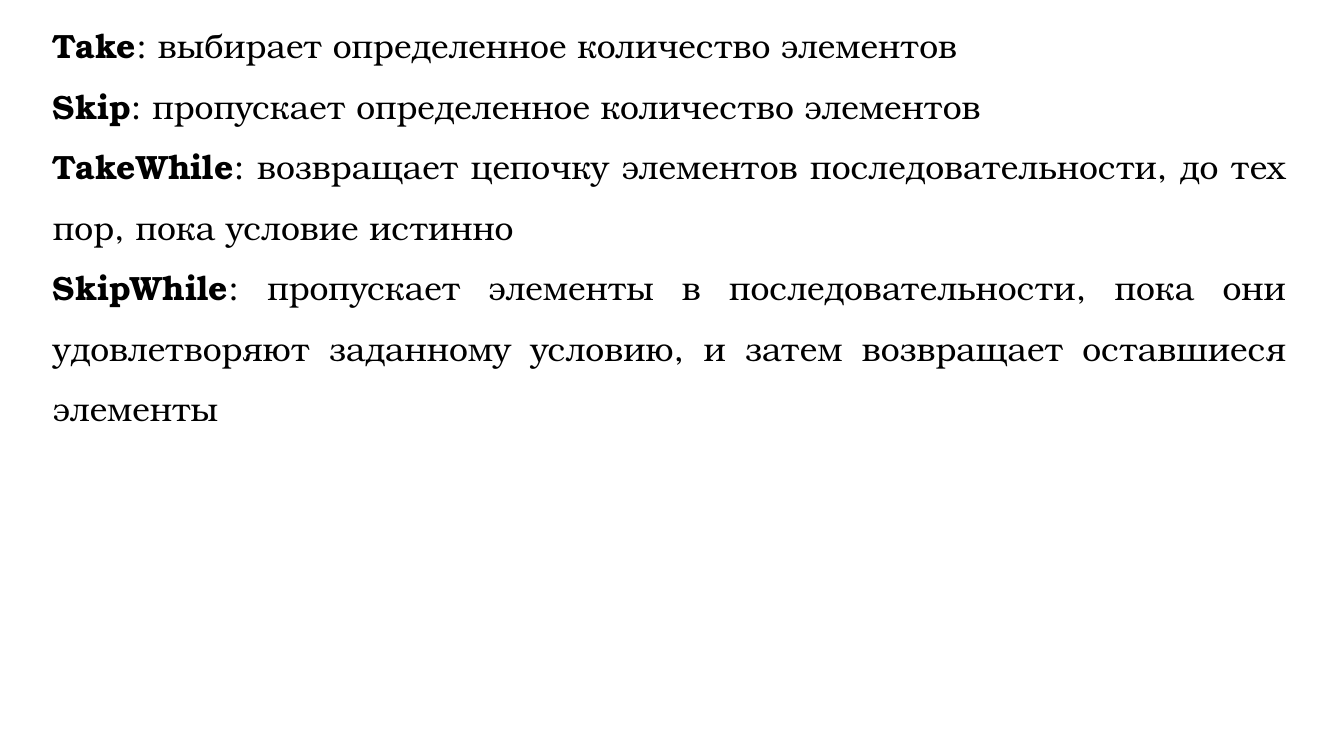
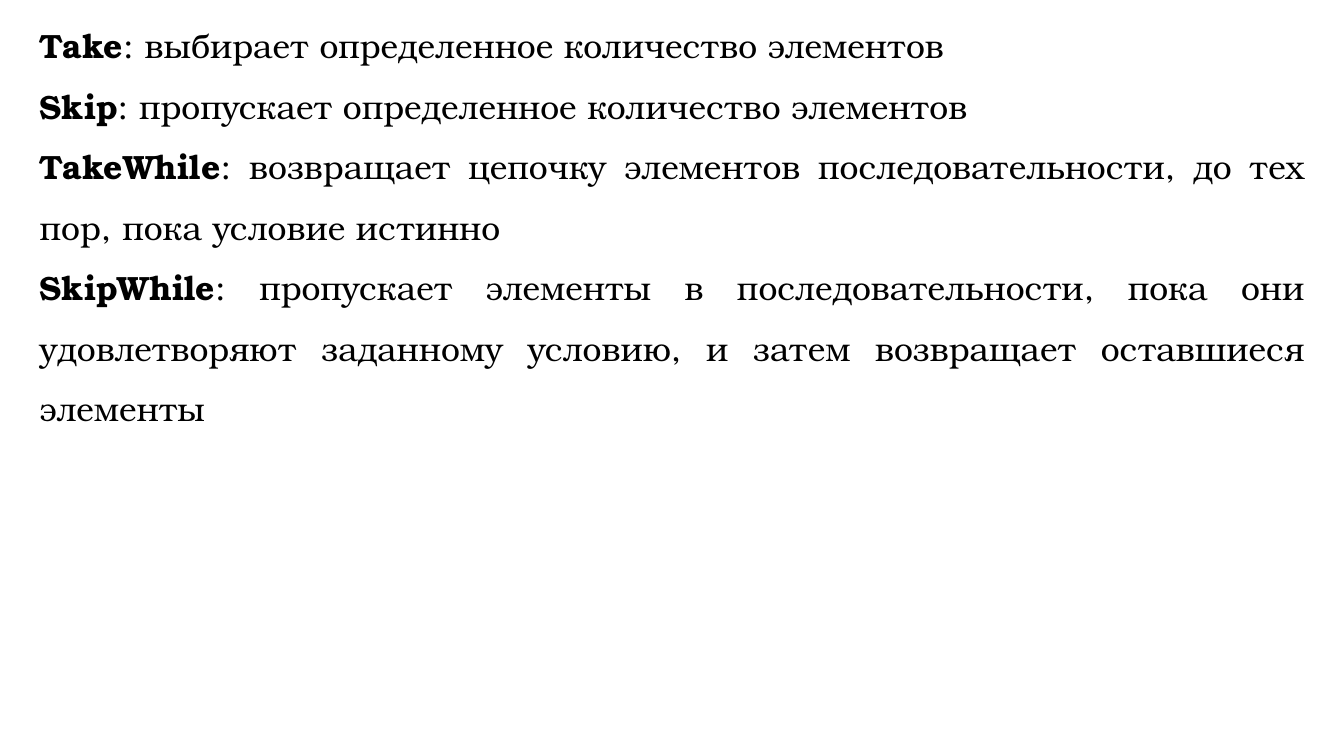
Before and after one commit to DaniilKlyukin/OOP-4, a slide deck: slide 12 of Лекции/ООП 1 лек 7.pptx. Drawn at 1344x756 pixels with LibreOffice and Linux fonts; fonts in the diff are those of the drawing. Boxes give left, top, right and bottom in pixels: in the first picture for what was removed or moved away, otherwise in the second. Text is boxed around its words. In the diff, an @@ line names an element or a change of style, - is before the commit and + after.

```diff
--- a/Лекции/ООП 1 лек 7.pptx
+++ b/Лекции/ООП 1 лек 7.pptx
@@ text "Take: выбирает определенное количество элементов" rewrapped from <box>53,33,1286,422</box> to <box>40,33,1305,422</box> @@
```
Also in this commit, not shown: 14 other slides changed, 1 slide removed.
